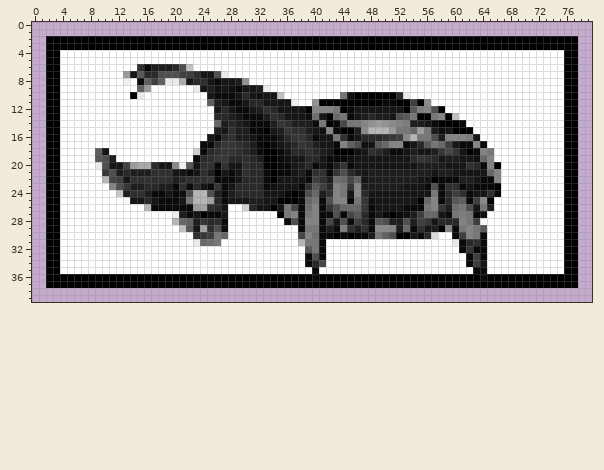
Two versions of one sprite sheet, Age of Anubis/Assets/Art/Minimap/NotCompletedRoom.png. Above is the file before it was changed.
The file is 80x40 pixels. Colours within 5 levels of each other are drawn and written as one.
And afterwards:
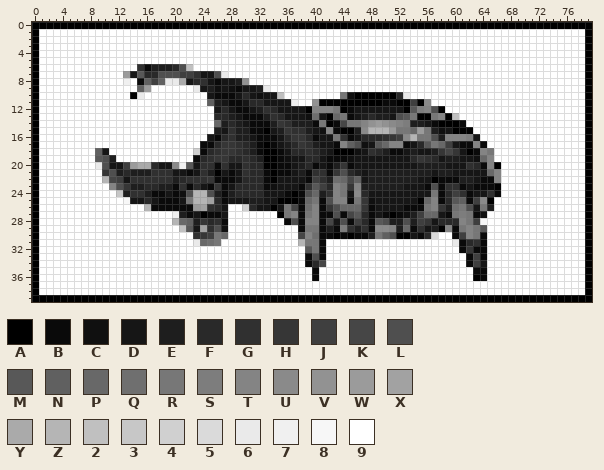
Palette (. is transparent): A #000000  B #0a0a0a  C #101010  D #161616  E #1e1e1e  F #292929  G #303030  H #363636  J #3f3f3f  K #464646  L #4f4f4f  M #585858  N #606060  P #686868  Q #6f6f6f  R #777777  S #7d7d7d  T #848484  U #8a8a8a  V #929292  W #9b9b9b  X #a2a2a2  Y #aaaaaa  Z #b5b5b5  2 #c0c0c0  3 #c7c7c7  4 #d0d0d0  5 #dadada  6 #eaeaea  7 #f0f0f0  8 #f7f7f7  9 #ffffff
Diff:
Colour 9 is added in row 1 at x 1 to 78; in rows 2 to 37 at x 1 and 78; in row 38 at x 1 to 78.
Colour 9 replaces colour A in rows 2 to 3 at x 2 to 77; in rows 4 to 35 at x 2 to 3 and 76 to 77; in row 36 at x 2 to 39, 41 to 62 and 65 to 77; in row 37 at x 2 to 77.
Colour A is added in row 0 at x 0 to 79; in rows 1 to 38 at x 0 and 79; in row 39 at x 0 to 79.
